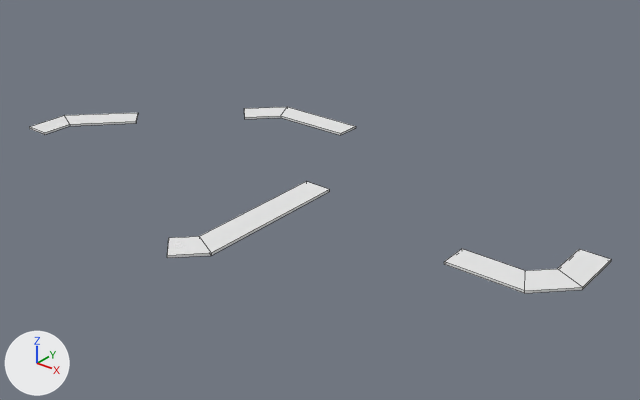
One commit to the OBJ model assets/healzones.obj: the scene before it, then after it.
Before and after are seen from a 50 mm lens placed at (500.0, -427.0, 311.0), pointed at (86.0, 91.0, -10.0). Lighting does not change. The marker at lower left points along +X, +Y and +Z. The picture after the commit comes second. Mesh edges are drawn as thin lines. Where no turn or scale is listed for an object, it has been applied to the vertices.

The first picture shows 'Healzone.001', 'Healzone.002', 'Healzone.003'.
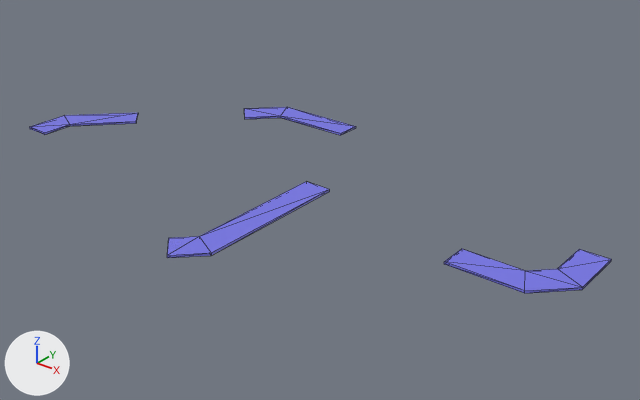
The newer file is also turned or shifted as a whole; pictures and numbers use the older file's frame.

What differs and where, as boxes (x1, y1, x2, y2) in the pictures (640 x 400 px):
'Healzone.001', recoloured (white to blue): (444, 249, 611, 293) in both
'Healzone.003', recoloured (white to blue): (167, 182, 329, 258) in both
'Healzone.002', recoloured (white to blue): (29, 107, 356, 135) in both

The edits, one by one:
Material 'HealMaterial' (mat_healmaterial) changes colour from white #e7e7e7 to blue #7775e7; in linear values from (0.8, 0.8, 0.8) to (0.183, 0.178, 0.8).
